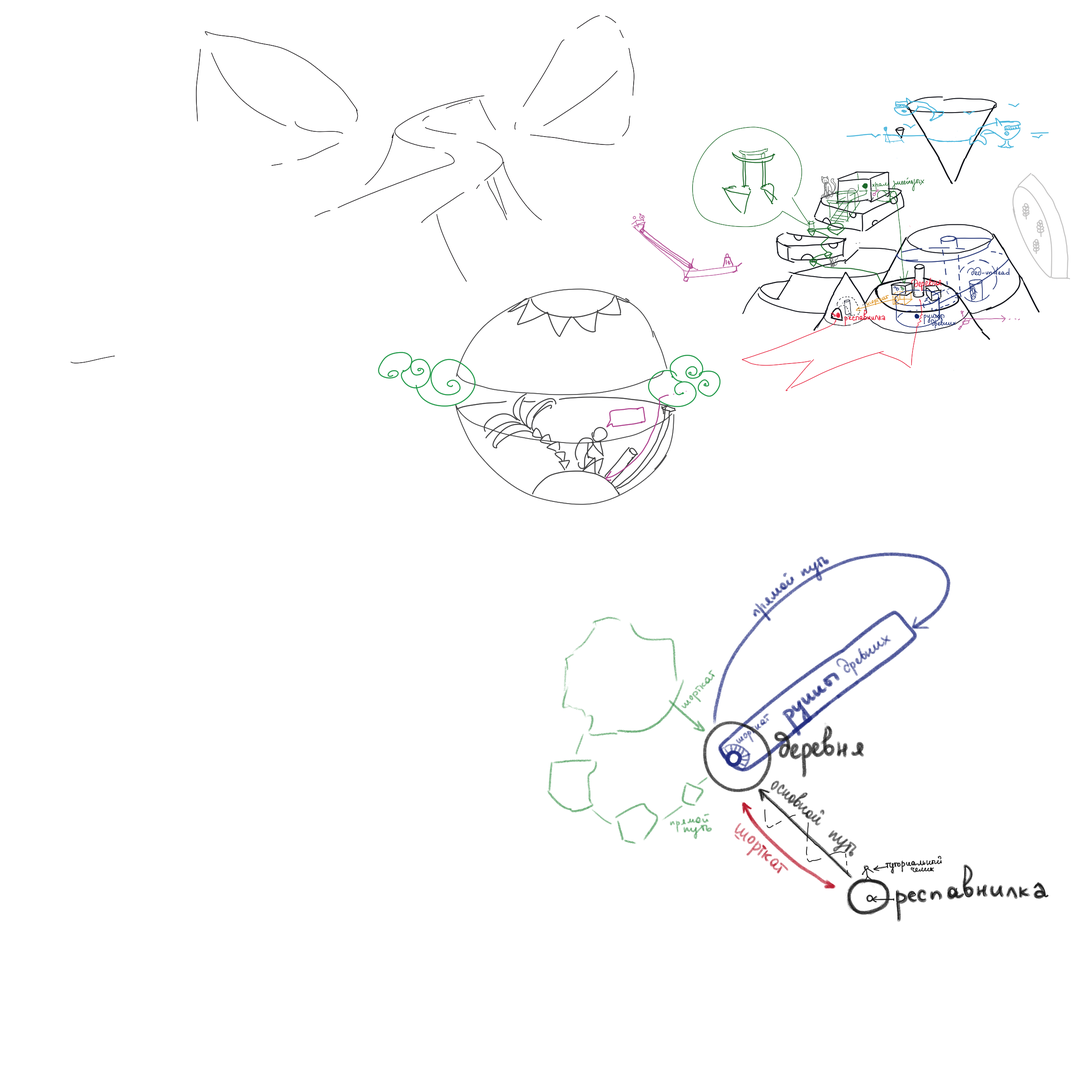
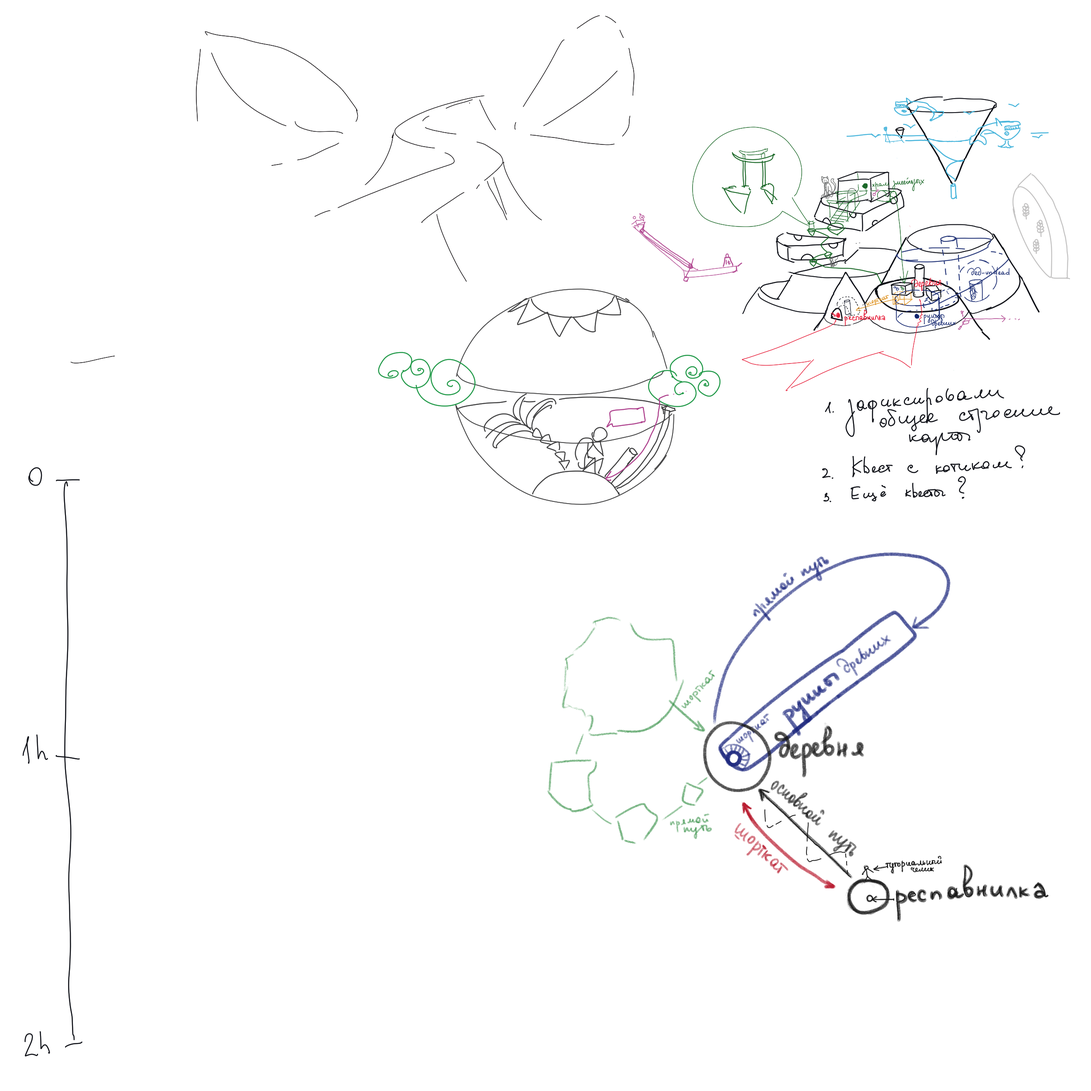
Two versions of the same layered image (1091 x 1091). Layer-by-layer changes:
painted on "Paint Layer 11" over (x1=905, y1=139, x2=965, y2=200)
painted on "Paint Layer 12" over (x1=22, y1=167, x2=1061, y2=1058)
